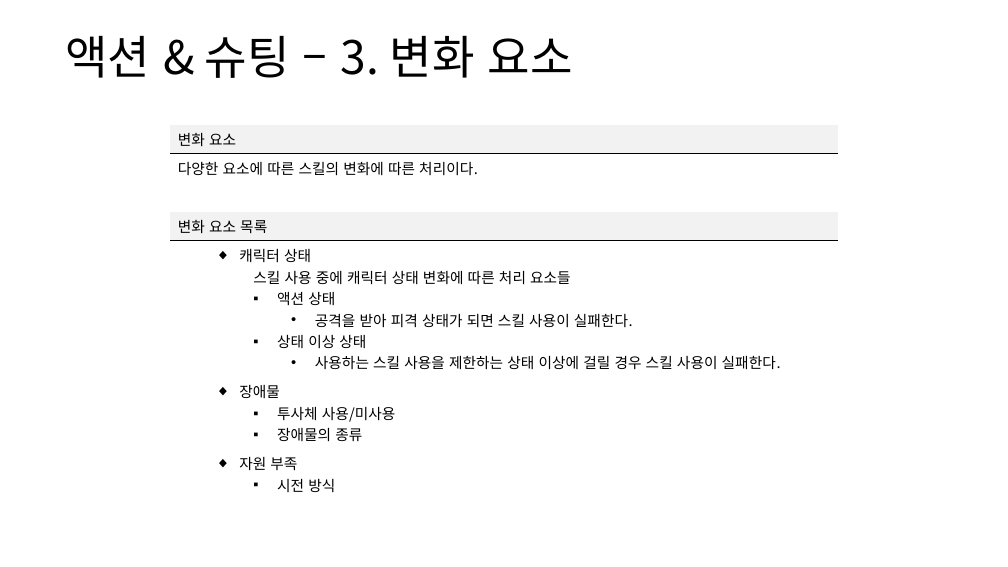
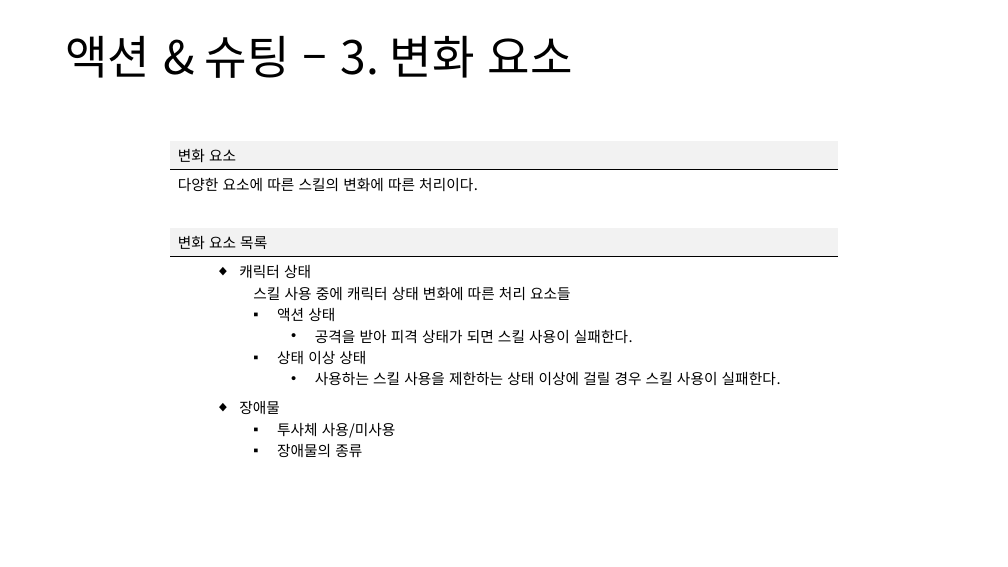
Before and after one commit to yjk0401/unityenginebasic_9th, a slide deck: slide 49 of 기획/방랑엽사전/스킬 시스템 기획서.pptx (slide 48 before the commit). Drawn at 1008x567 pixels with LibreOffice and Linux fonts; fonts in the diff are those of the drawing. Boxes give left, top, right and bottom in pixels: in the first picture for what was removed or moved away, otherwise in the second. Text is boxed around its words. In the diff, an @@ line names an element or a change of style, - is before the commit and + after.

```diff
--- a/기획/방랑엽사전/스킬 시스템 기획서.pptx
+++ b/기획/방랑엽사전/스킬 시스템 기획서.pptx
@@ table at (x1=170, y1=141, x2=838, y2=461) @@
-row 7: 자원 부족 / 시전 방식
@@ table resized from (x1=170, y1=125, x2=838, y2=496) to (x1=170, y1=141, x2=838, y2=461) @@
```
Also in this commit, not shown: 3 other slides changed, 1 slide added, 5 other files.
